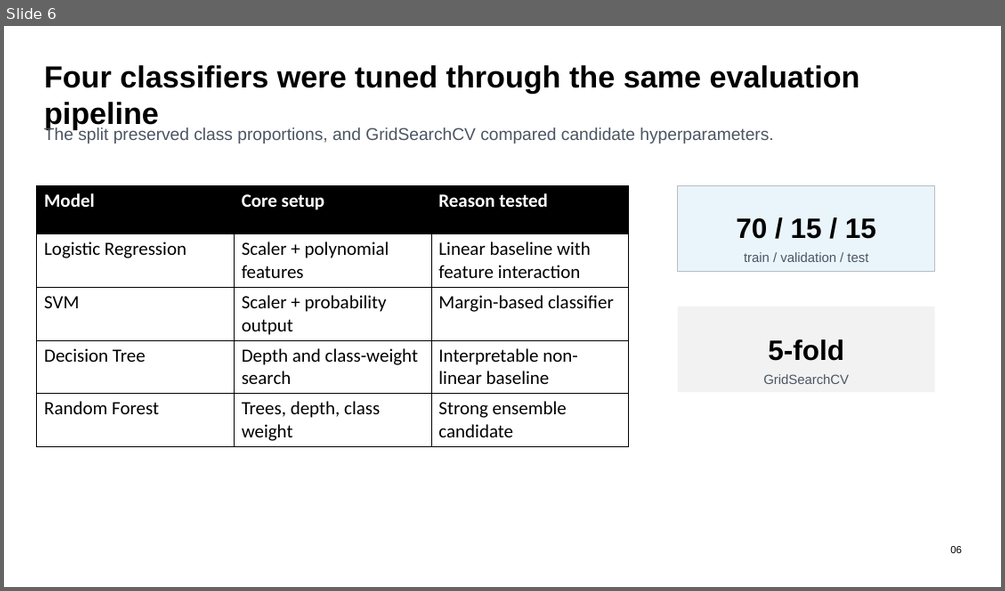
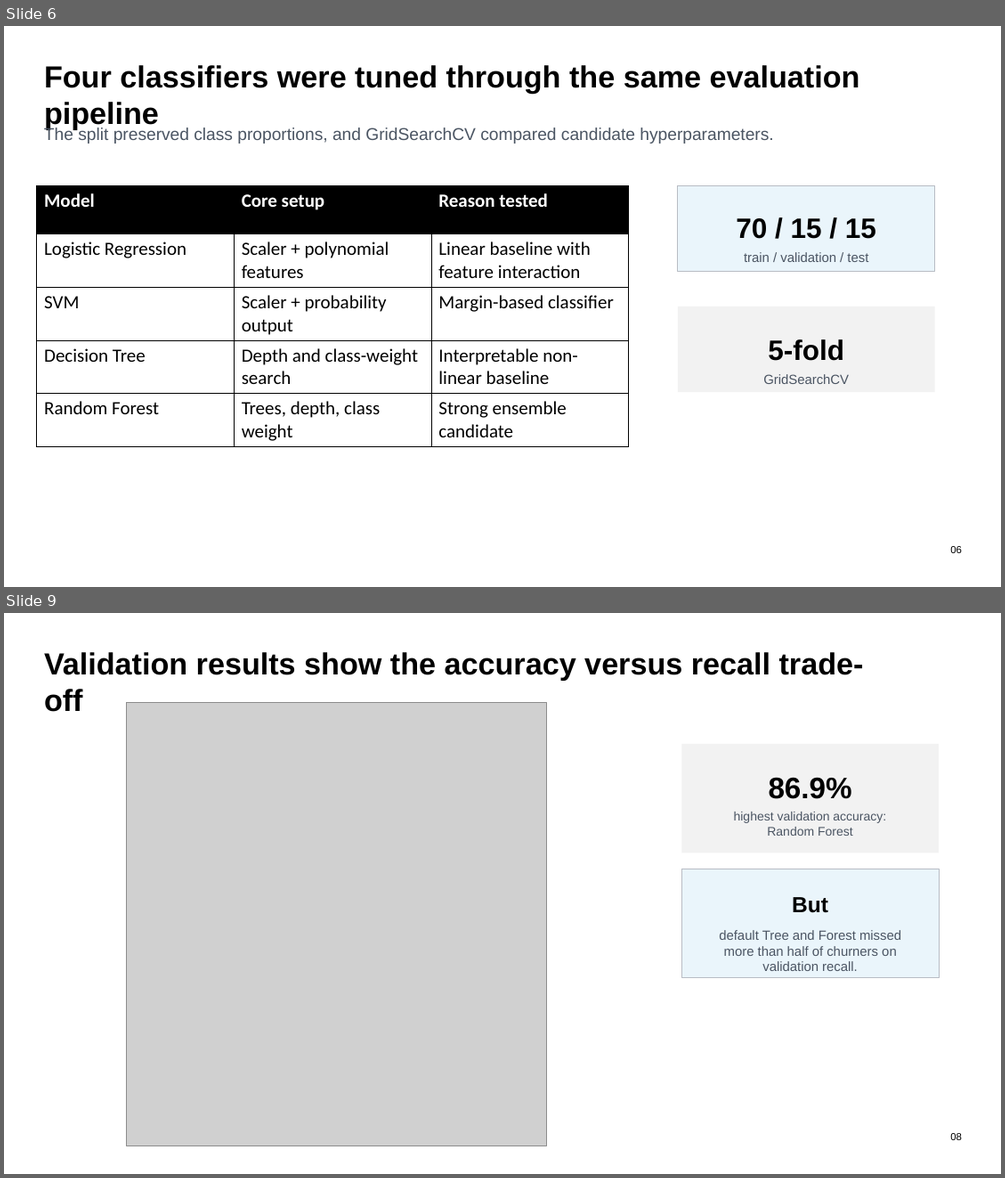
Before and after one commit to rashid7089/Customer_Retention_Predictor, a slide deck: Customer_Retention_Predictor_Presentation.pptx. Shown one above the other, each under a label of ours: slide 6 before the commit, slides 6 and 9 after it; the slides between them are not shown. The pictures are 1005x591 and 1005x1178 pixels, drawn with LibreOffice and Linux fonts; fonts in the diff are those of the drawing; grey boxes stand for pictures. Boxes give left, top, right and bottom in pixels: in the first picture for what was removed or moved away, otherwise in the second. Text is boxed around its words. In the diff, an @@ line names an element or a change of style, - is before the commit and + after.

```diff
--- a/Customer_Retention_Predictor_Presentation.pptx
+++ b/Customer_Retention_Predictor_Presentation.pptx
@@ slide 9 added at [4, 613, 1001, 1174], background #FFFFFF @@
@@ text added at [44, 652, 864, 712], 29.2 pt, text #000000, bold @@
+Validation results show the accuracy versus recall trade-off
@@ picture added at [127, 703, 547, 1146] @@
@@ rectangle added at [681, 744, 938, 853], fill #F2F2F2 @@
@@ text added at [769, 777, 852, 799], 28.5 pt, text #000000, bold @@
+86.9%
@@ text added at [734, 811, 886, 835], 12 pt, text #4B5563 @@
+highest validation accuracy: Random Forest
@@ rectangle added at [681, 868, 938, 978], fill #EAF5FB, outline #B8BCC4 0.75 pt @@
@@ text added at [792, 897, 828, 913], 21 pt, text #000000, bold @@
+But
@@ text added at [719, 930, 901, 971], 12.8 pt, text #4B5563 @@
+default Tree and Forest missed more than half of churners on validation recall.
@@ text added at [950, 1133, 962, 1140], 9.8 pt, text #000000 @@
+08
```
Also in this commit, not shown: 6 slides changed.
